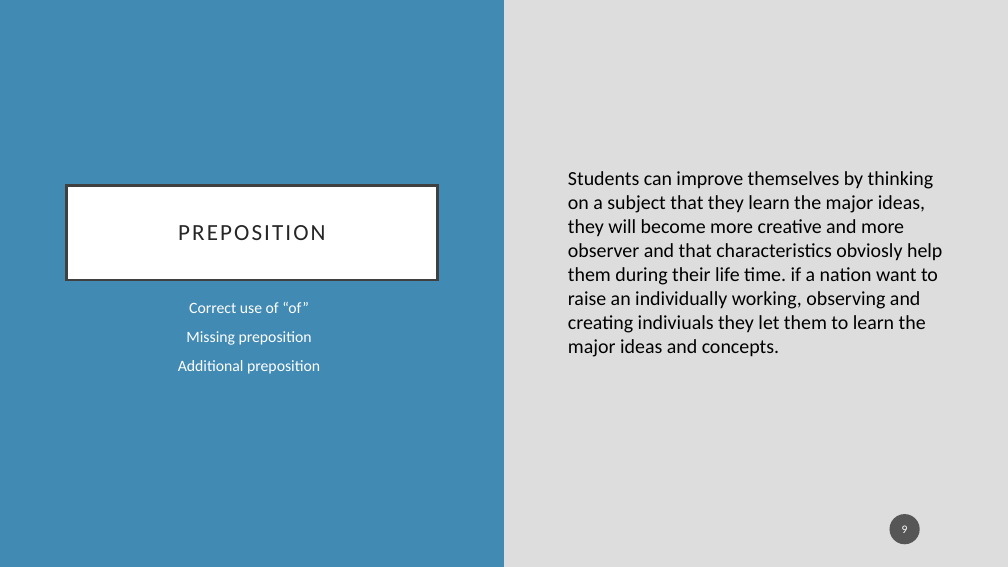
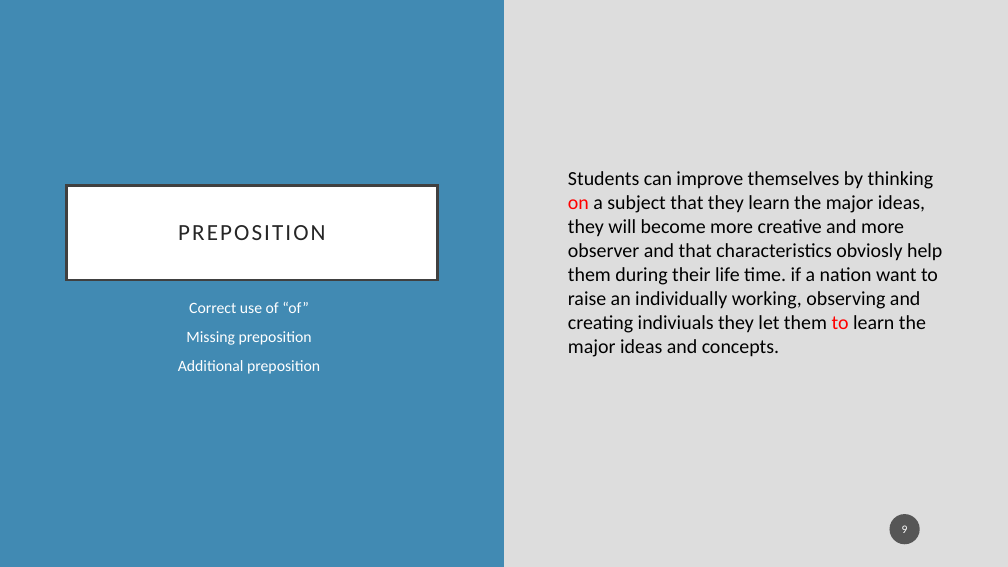
Before and after one commit to brandeis-cosi140b-s16/JRY, a slide deck: slide 9 of presentations/DraftAnnotationSchema.pptx. Drawn at 1008x567 pixels with LibreOffice and Linux fonts; fonts in the diff are those of the drawing. Boxes give left, top, right and bottom in pixels: in the first picture for what was removed or moved away, otherwise in the second. Text is boxed around its words. In the diff, an @@ line names an element or a change of style, - is before the commit and + after.

```diff
--- a/presentations/DraftAnnotationSchema.pptx
+++ b/presentations/DraftAnnotationSchema.pptx
@@ text "Students can improve themselves by ..." at [568, 171, 942, 357]: text colour #000000 to #FF0000 in "on to" @@
```
Also in this commit, not shown: 4 other slides changed, 1 other file.
